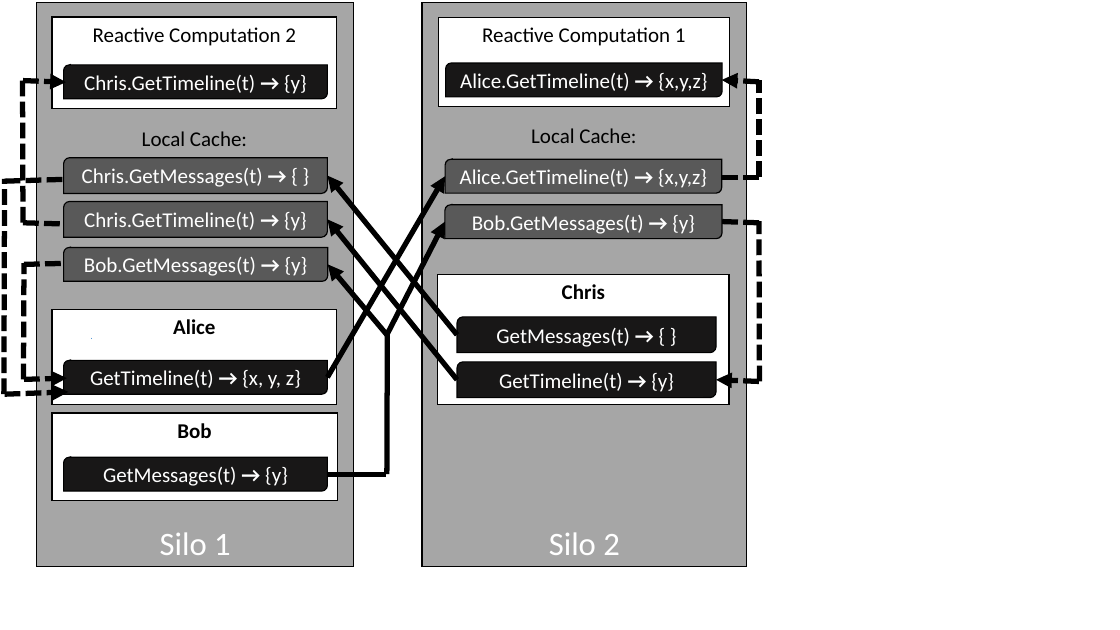
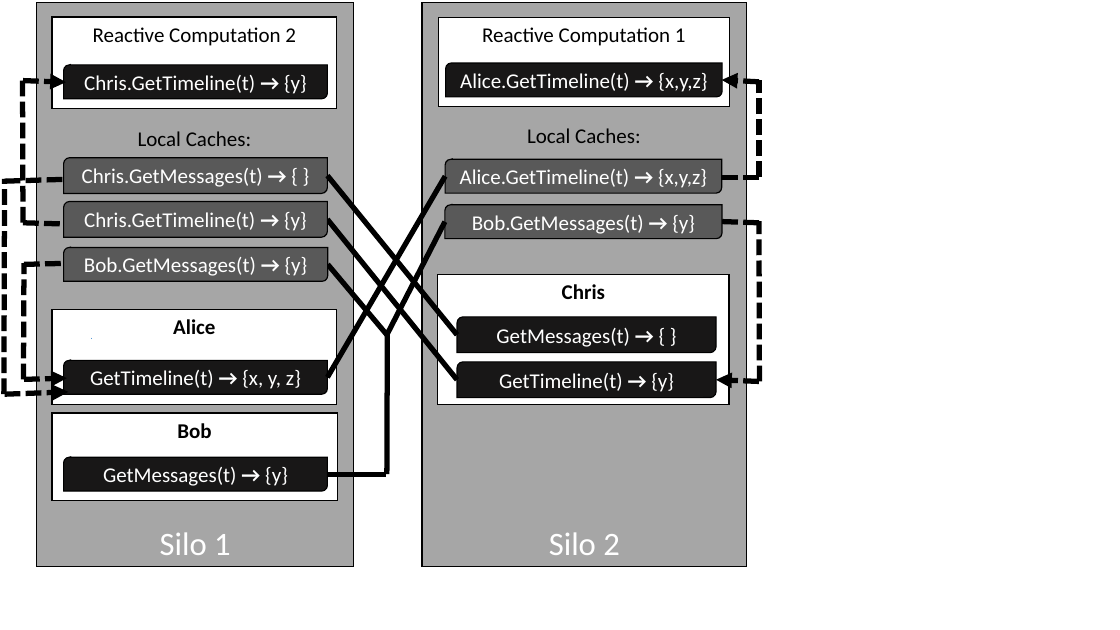
Before and after one commit to sebastianburckhardt/orleans, a slide deck: slide 2 of figs/Figures.pptx. Drawn at 1120x630 pixels with LibreOffice and Linux fonts; fonts in the diff are those of the drawing. Boxes give left, top, right and bottom in pixels: in the first picture for what was removed or moved away, otherwise in the second. Text is boxed around its words. In the diff, an @@ line names an element or a change of style, - is before the commit and + after.

```diff
--- a/figs/Figures.pptx
+++ b/figs/Figures.pptx
@@ text in rectangle at bbox=[138, 131, 251, 146]: text changed @@
-Local Cache:
+Local Caches:
@@ text at bbox=[527, 128, 640, 143]: text changed @@
-Local Cache:
+Local Caches:
@@ arrow (328, 377) - (445, 176): arrow to line @@
@@ arrow (457, 335) - (328, 176): arrow to line @@
@@ arrow (457, 380) - (328, 219): arrow to line @@
@@ arrow (387, 335) - (445, 222): arrow to line @@
@@ arrow (387, 335) - (328, 265): arrow to line @@
```
Also in this commit, not shown: 7 other files.
